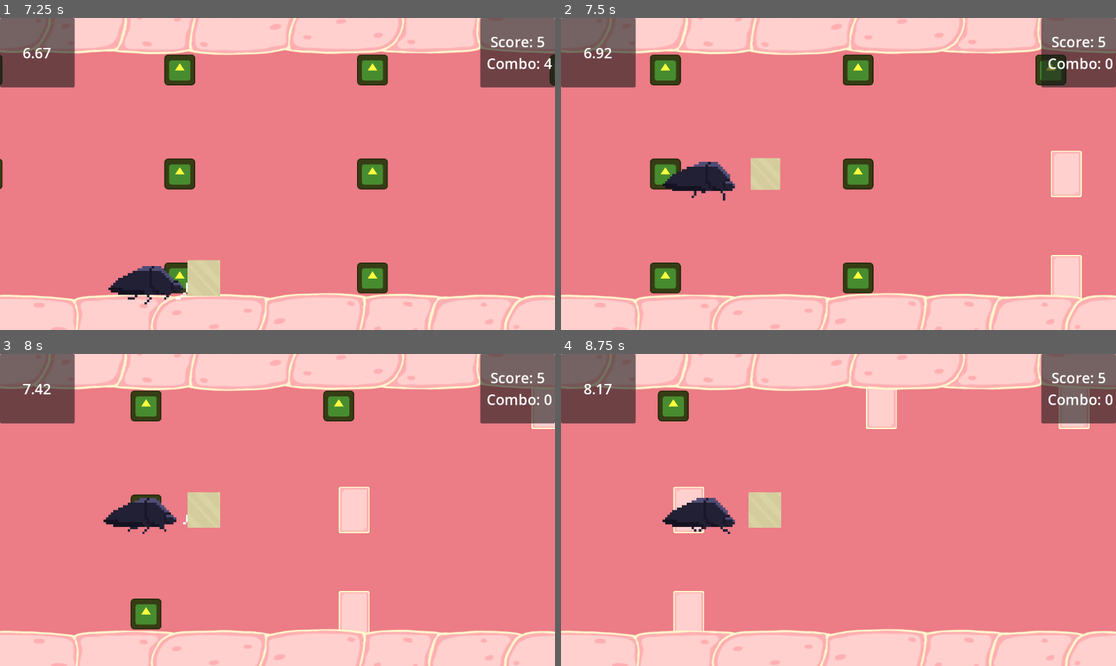
Above: before the commit, frames 1-4 (two rows, left to right).
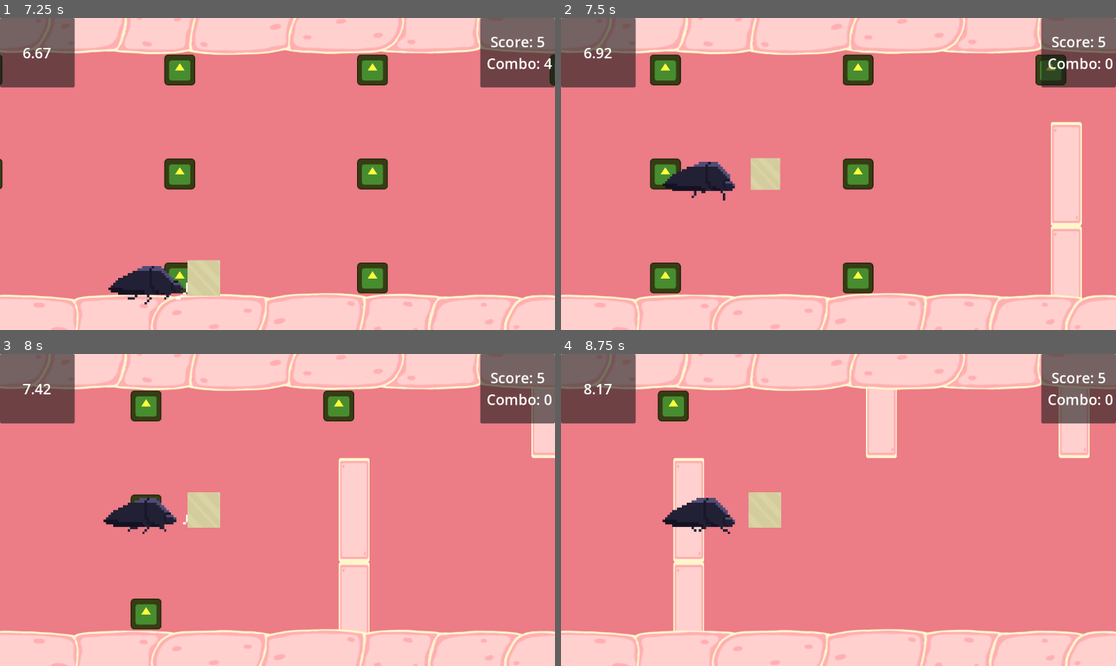
Above: after the commit, the same moments.

Repository: milnej/EscapeFromFrog
Game: Godot game, scene res://Scene/menu.tscn
The game is run twice, just before and just after one commit, with the same random seed, the same clock (stepped at 60 frames per second) and the same inputs. The engine's default icon, where the game draws it, is replaced by a stand-in: a white triangle on a blue panel in a dark square.
Inputs:
- Up to frame 1 (7.25 s): click "Start" at 0.5 s; hold L (note_right) 1.28-2.03 s; tap Space (beetle_attack) every 0.75 s from 1.35 to 6.6 s; hold S (beetle_down) 2.03-2.78 s; hold L (note_right) 2.78-3.53 s; hold W (beetle_up) 3.53-4.28 s; hold A (note_left) 4.28-5.78 s; hold S (beetle_down) 5.78-6.53 s; hold L (note_right) from 6.53 s (still down)
- Up to frame 2 (7.5 s): release L (note_right) at 7.28 s; hold W (beetle_up) from 7.28 s (still down); tap Space (beetle_attack) at 7.35 s
- Up to frame 3 (8 s): keep holding W (beetle_up)
- Up to frame 4 (8.75 s): release W (beetle_up) at 8.03 s; hold L (note_right) from 8.03 s (still down); tap Space (beetle_attack) at 8.1 s

Frame 1 is identical in both runs. In frame 2, 1.6% of the frame differs, in the area x 88-94%, y 33-98%; in frame 3, 2.1%; in frame 4, 2.8%, in the area x 20-96%, y 22-78%.

Commit message:
added ring.png

Diff:
--- a/Scene/acid.tscn
+++ b/Scene/acid.tscn
@@ -48,10 +48,10 @@
 
 [node name="AnimatedSprite2D" type="AnimatedSprite2D" parent="."]
 texture_filter = 1
+scale = Vector2(1.84375, 1.84375)
 sprite_frames = SubResource("SpriteFrames_ixium")
 autoplay = "default"
-frame = 1
-frame_progress = 0.480444
+frame_progress = 0.890647
 speed_scale = 0.8
 
 [node name="Area2D" type="Area2D" parent="AnimatedSprite2D"]
--- a/Scene/unbreakable_flesh.tscn
+++ b/Scene/unbreakable_flesh.tscn
@@ -11,7 +11,7 @@
 
 [node name="Sprite2D" type="Sprite2D" parent="."]
 texture_filter = 1
-scale = Vector2(0.666667, 0.5)
+scale = Vector2(0.666667, 1.125)
 texture = ExtResource("2_0e65y")
 
 [node name="Area2D" type="Area2D" parent="Sprite2D"]
--- a/beetle.tscn
+++ b/beetle.tscn
@@ -2,7 +2,7 @@
 
 [ext_resource type="Script" path="res://Scene/Beetle.gd" id="1_ioo8f"]
 [ext_resource type="Texture2D" uid="uid://c2agobqvkvly2" path="res://Resources/Sprites/Blue.png" id="2_klk8e"]
-[ext_resource type="Texture2D" uid="uid://bro6wr6ndejh7" path="res://Resources/Background/Yellow.png" id="3_h04vd"]
+[ext_resource type="Texture2D" uid="uid://dhpsk2s827noo" path="res://Resources/Sprites/ring.png" id="3_dr73k"]
 
 [sub_resource type="RectangleShape2D" id="RectangleShape2D_bx3a4"]
 size = Vector2(32, 18)
@@ -33,5 +33,5 @@
 [node name="Sprite2D" type="Sprite2D" parent="HurtBox/CollisionShape2D"]
 texture_filter = 1
 position = Vector2(3.09944e-06, 0)
-scale = Vector2(0.2125, 0.23125)
-texture = ExtResource("3_h04vd")
+scale = Vector2(0.109375, 0.119026)
+texture = ExtResource("3_dr73k")
Binary file added: Resources/Sprites/ring.png
Not shown, added: Resources/Sprites/ring.png.import
Not shown: 1 places in Scene/unbreakable_flesh.tscn that only renumber resources
